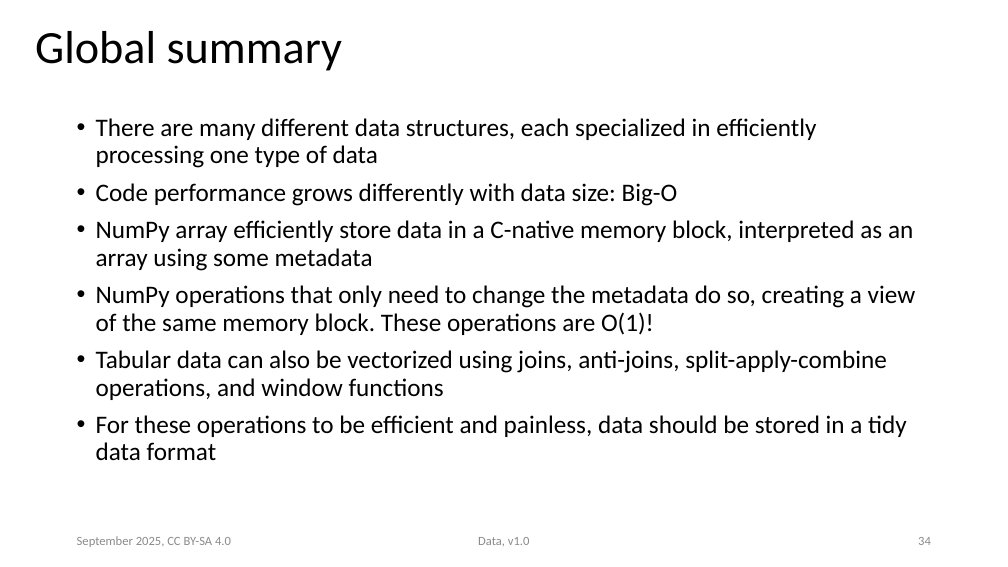
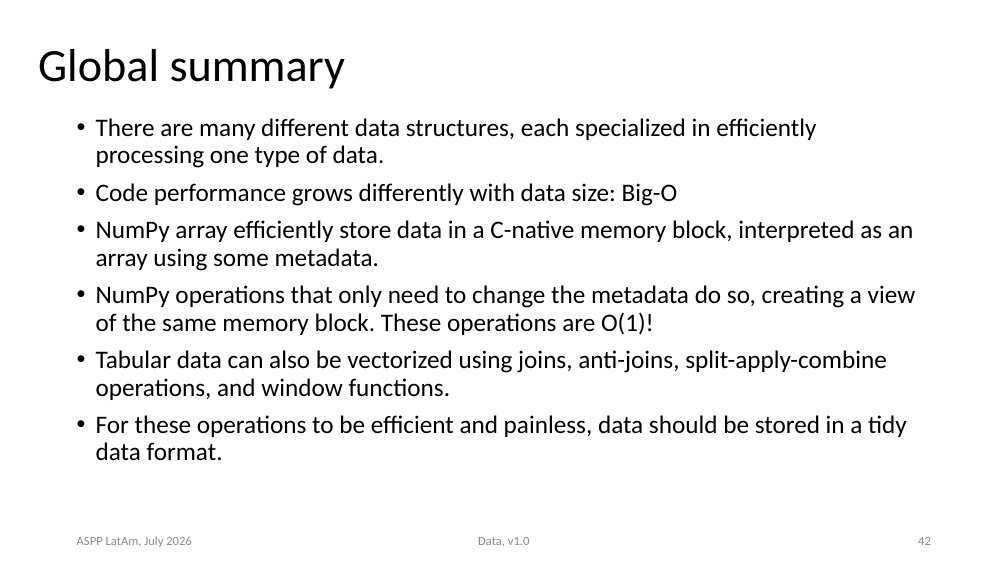
Before and after one commit to ASPP/data_class, a slide deck: slide 42 of tabular_data.pptx (slide 34 before the commit). Drawn at 1008x567 pixels with LibreOffice and Linux fonts; fonts in the diff are those of the drawing. Boxes give left, top, right and bottom in pixels: in the first picture for what was removed or moved away, otherwise in the second. Text is boxed around its words. In the diff, an @@ line names an element or a change of style, - is before the commit and + after.

Commit message:
tabular data presentation complete

```diff
--- a/tabular_data.pptx
+++ b/tabular_data.pptx
@@ title "Global summary": place and size @@
-title "Global summary" at box(35, 31, 342, 71)
+title "Global summary" at box(38, 49, 345, 89)
@@ text at box(96, 118, 816, 168): text changed @@
-• There are many different data structures, each specialized in efficiently processing one type of data
+• There are many different data structures, each specialized in efficiently processing one type of data.
@@ text at box(96, 220, 913, 271): text changed @@
-• NumPy array efficiently store data in a C-native memory block, interpreted as an array using some metadata
+• NumPy array efficiently store data in a C-native memory block, interpreted as an array using some metadata.
@@ text at box(96, 350, 907, 460): text changed @@
-• Tabular data can also be vectorized using joins, anti-joins, split-apply-combine operations, and window functions
-• For these operations to be efficient and painless, data should be stored in a tidy data format
+• Tabular data can also be vectorized using joins, anti-joins, split-apply-combine operations, and window functions.
+• For these operations to be efficient and painless, data should be stored in a tidy data format.
@@ text at box(77, 536, 192, 547): text changed @@
-September 2025, CC BY-SA 4.0
+ASPP LatAm, July 2026
@@ page number at box(918, 537, 931, 545): text changed @@
-34
+42
```
Also in this commit, not shown: 35 other slides changed, 18 slides added, 9 slides removed, 12 other files.
